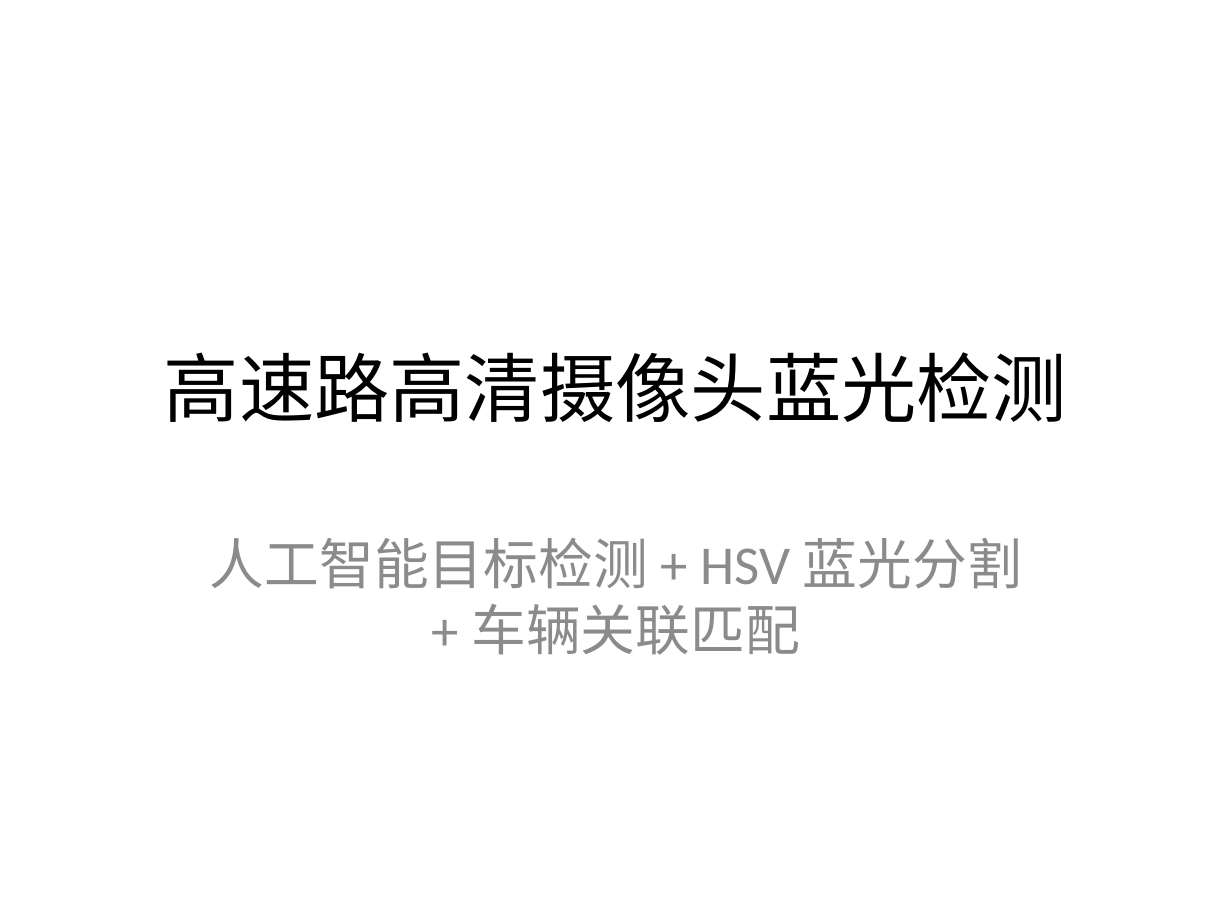
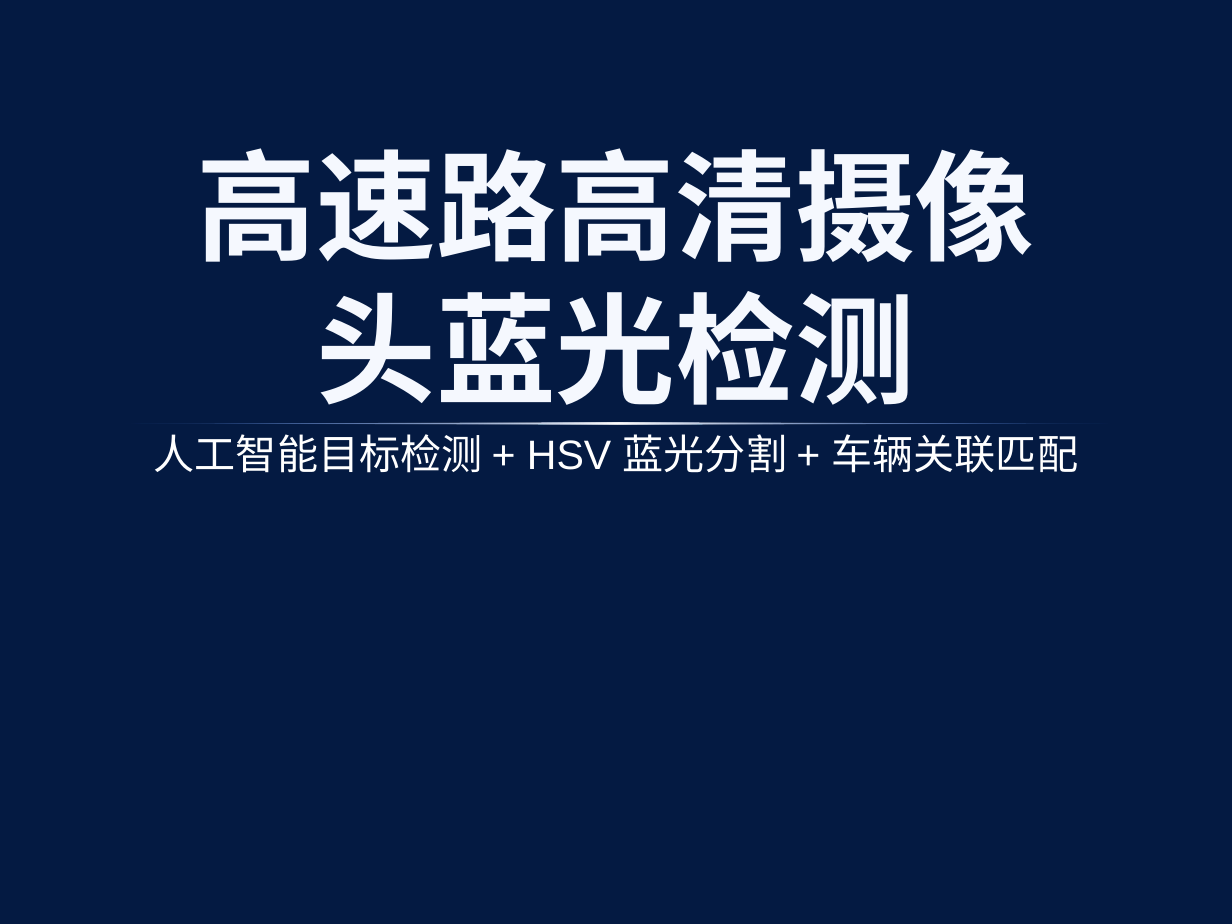
Before and after one commit to szl97/DAA, a slide deck: slide 1 of blue-light-detection/解题ppt.pptx. Drawn at 1232x924 pixels with LibreOffice and Linux fonts; fonts in the diff are those of the drawing; background and template pictures are left out. Boxes give left, top, right and bottom in pixels: in the first picture for what was removed or moved away, otherwise in the second. Text is boxed around its words. In the diff, an @@ line names an element or a change of style, - is before the commit and + after.

```diff
--- a/blue-light-detection/解题ppt.pptx
+++ b/blue-light-detection/解题ppt.pptx
@@ background #FFFFFF to #041A42 @@
@@ title "高速路高清摄像头蓝光检测": place and size @@
-title "高速路高清摄像头蓝光检测" at box(164, 352, 1067, 422)
+title "高速路高清摄像头蓝光检测" at box(197, 148, 1035, 424)
@@ title "高速路高清摄像头蓝光检测" at box(197, 148, 1035, 424): size 44 to 70 pt, font Calibri to Arial, text colour #000000 to gradient #F5F8FE to #A6C3FA, bold on; vertical alignment middle to bottom @@
@@ diamond added at box(85, 423, 1149, 425), fill gradient #397AF3 to #FFFFFF @@
@@ subtitle "人工智能目标检测 + HSV 蓝光分割 + ...": place and size @@
-subtitle "人工智能目标检测 + HSV 蓝光分割 + ..." at box(210, 538, 1022, 655)
+subtitle "人工智能目标检测 + HSV 蓝光分割 + ..." at box(154, 434, 1078, 473)
@@ subtitle "人工智能目标检测 + HSV 蓝光分割 + ..." at box(154, 434, 1078, 473): size 32 to 24 pt, font Calibri to Arial, text colour #8C8C8C to #FFFFFF; more space between paragraphs @@
```
Also in this commit, not shown: 6 other slides changed, 1 slide added.
